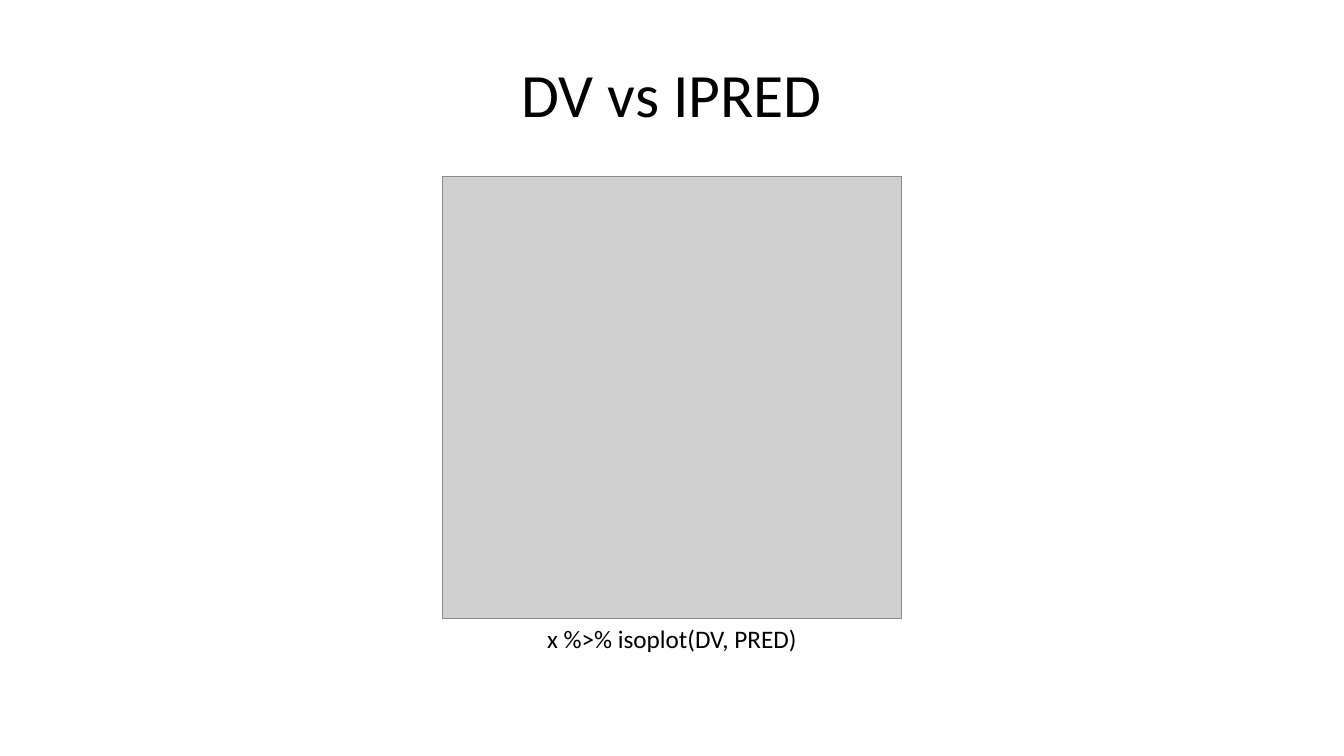
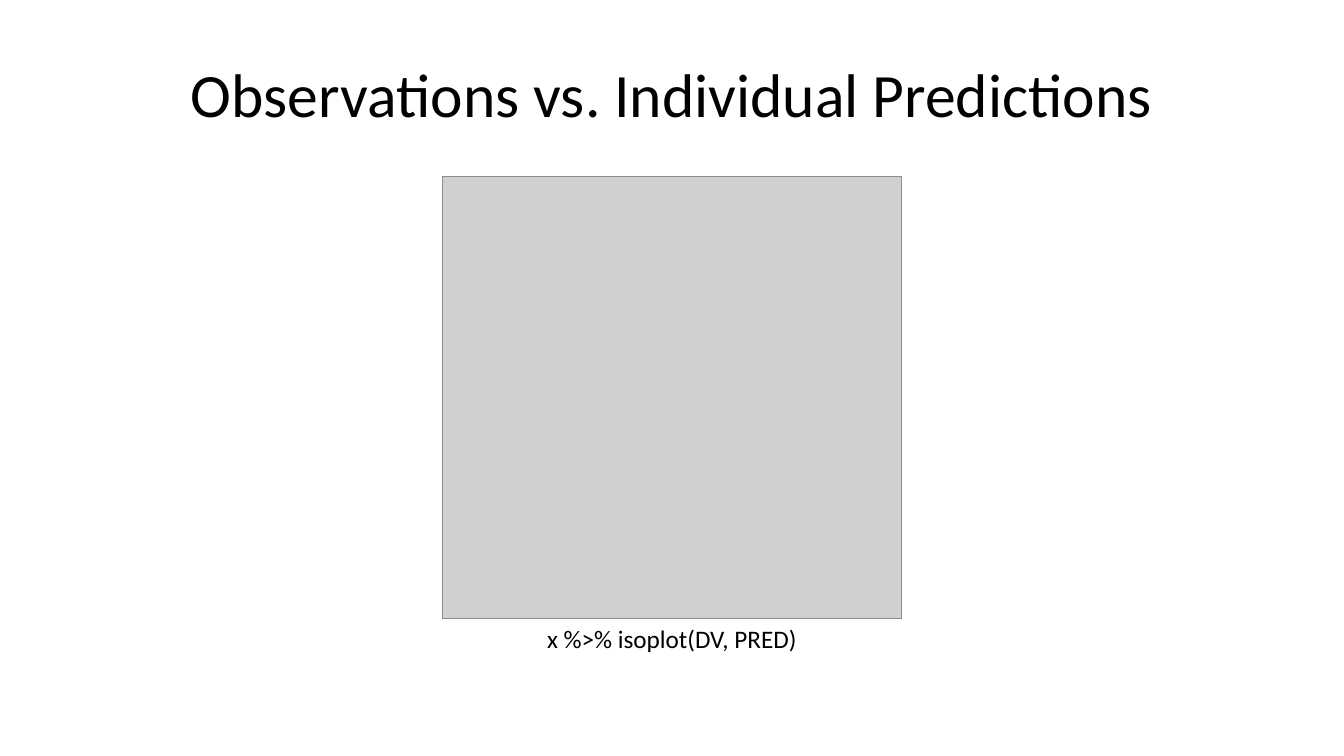
Before and after one commit to bergsmat/yamlet, a slide deck: slide 4 of inst/extdata/modeling/diagnostics.pptx. Drawn at 1344x756 pixels with LibreOffice and Linux fonts; fonts in the diff are those of the drawing; grey boxes stand for pictures. Boxes give left, top, right and bottom in pixels: in the first picture for what was removed or moved away, otherwise in the second. Text is boxed around its words. In the diff, an @@ line names an element or a change of style, - is before the commit and + after.

```diff
--- a/inst/extdata/modeling/diagnostics.pptx
+++ b/inst/extdata/modeling/diagnostics.pptx
@@ title at [191,74,1152,118]: text changed @@
-DV vs IPRED
+Observations vs. Individual Predictions
```
Also in this commit, not shown: 2 other slides changed, 15 other files.
